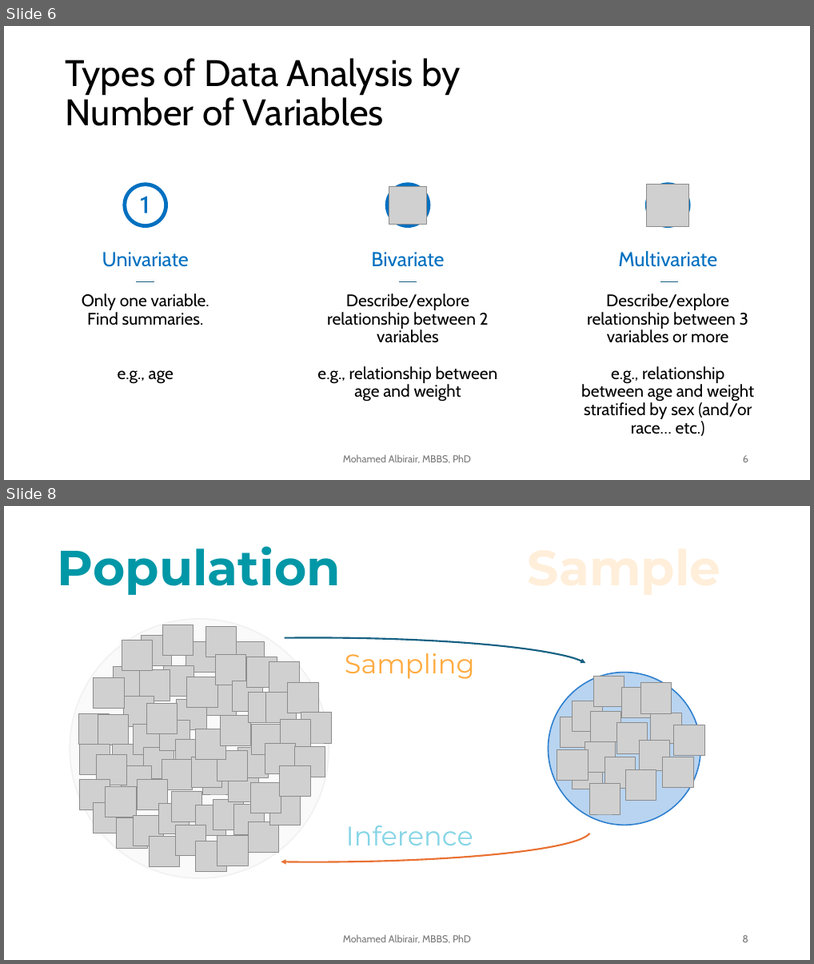
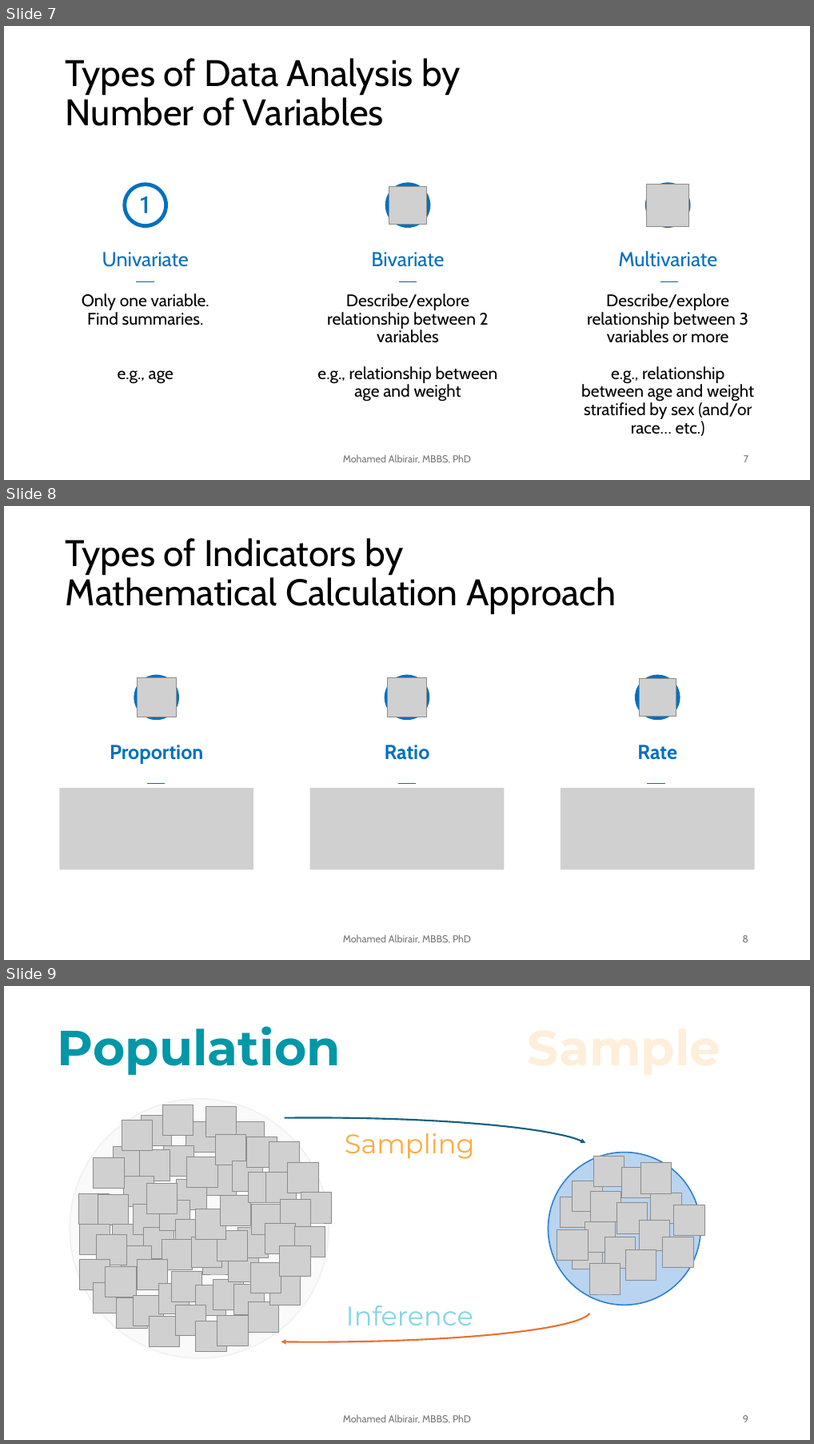
Before and after one commit to Mohamed-Albirair/ppts, a slide deck: Data Analysis II - MERSI 2025.pptx. Shown one above the other, each under a label of ours: slides 6 and 8 before the commit, slides 7, 8 and 9 after it; the slides between them are not shown. The pictures are 814x964 and 814x1444 pixels, drawn with LibreOffice and Linux fonts; fonts in the diff are those of the drawing; grey boxes stand for pictures. Boxes give left, top, right and bottom in pixels: in the first picture for what was removed or moved away, otherwise in the second. Text is boxed around its words. In the diff, an @@ line names an element or a change of style, - is before the commit and + after.

```diff
--- a/Data Analysis II - MERSI 2025.pptx
+++ b/Data Analysis II - MERSI 2025.pptx
@@ slide 8 added at bbox=[4, 506, 810, 960], background #FFFFFF @@
@@ title added at bbox=[66, 538, 617, 614], 44 pt, text #000000 @@
+Types of Indicators by
+Mathematical Calculation Approach
@@ ellipse added at bbox=[134, 675, 179, 720], fill #0070C0 @@
@@ picture added at bbox=[137, 678, 176, 716] @@
@@ ellipse added at bbox=[385, 675, 430, 720], fill #0070C0 @@
@@ picture added at bbox=[387, 678, 426, 716] @@
@@ ellipse added at bbox=[635, 675, 681, 720], fill #0070C0 @@
@@ picture added at bbox=[639, 679, 676, 716] @@
@@ text added at bbox=[110, 744, 203, 764], 24 pt, text #0070C0, bold @@
+Proportion
@@ text added at bbox=[385, 744, 430, 760], 24 pt, text #0070C0, bold @@
+Ratio
@@ text added at bbox=[638, 744, 678, 760], 24 pt, text #0070C0, bold @@
+Rate
@@ picture added at bbox=[60, 788, 254, 869] @@
@@ line added from (146, 784) to (165, 784), #0070C0 0.75 pt @@
@@ picture added at bbox=[310, 788, 504, 869] @@
@@ line added from (398, 784) to (417, 784), #0070C0 0.75 pt @@
@@ picture added at bbox=[561, 788, 755, 869] @@
@@ line added from (648, 784) to (666, 784), #0070C0 0.75 pt @@
@@ text added at bbox=[343, 934, 471, 943], 12 pt, text #797979 @@
+Mohamed Albirair, MBBS, PhD
@@ page number added at bbox=[742, 935, 749, 942], 12 pt, text #797979 @@
+8
@@ what was slide 6 is now slide 7 @@
@@ page number at bbox=[744, 455, 749, 462]: text changed @@
-6
+7
@@ what was slide 8 is now slide 9 @@
@@ page number at bbox=[743, 1415, 749, 1422]: text changed @@
-8
+9
```
Also in this commit, not shown: 1 slide changed, 1 other slide added, 1 slide removed.
